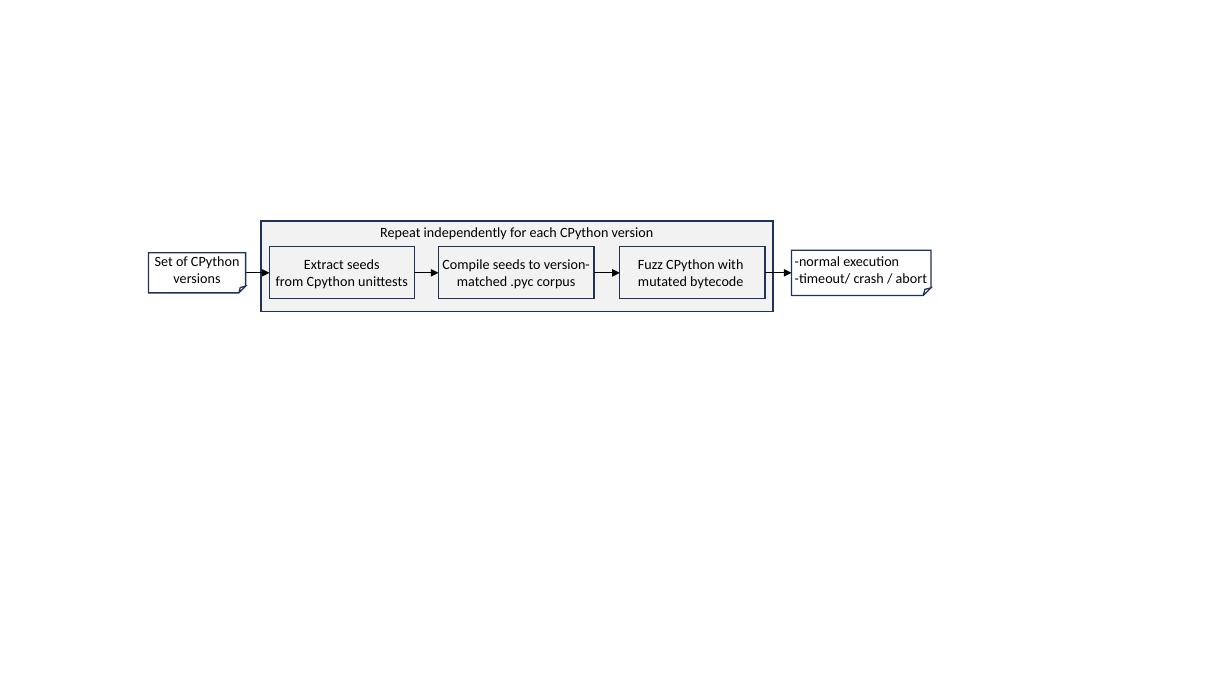
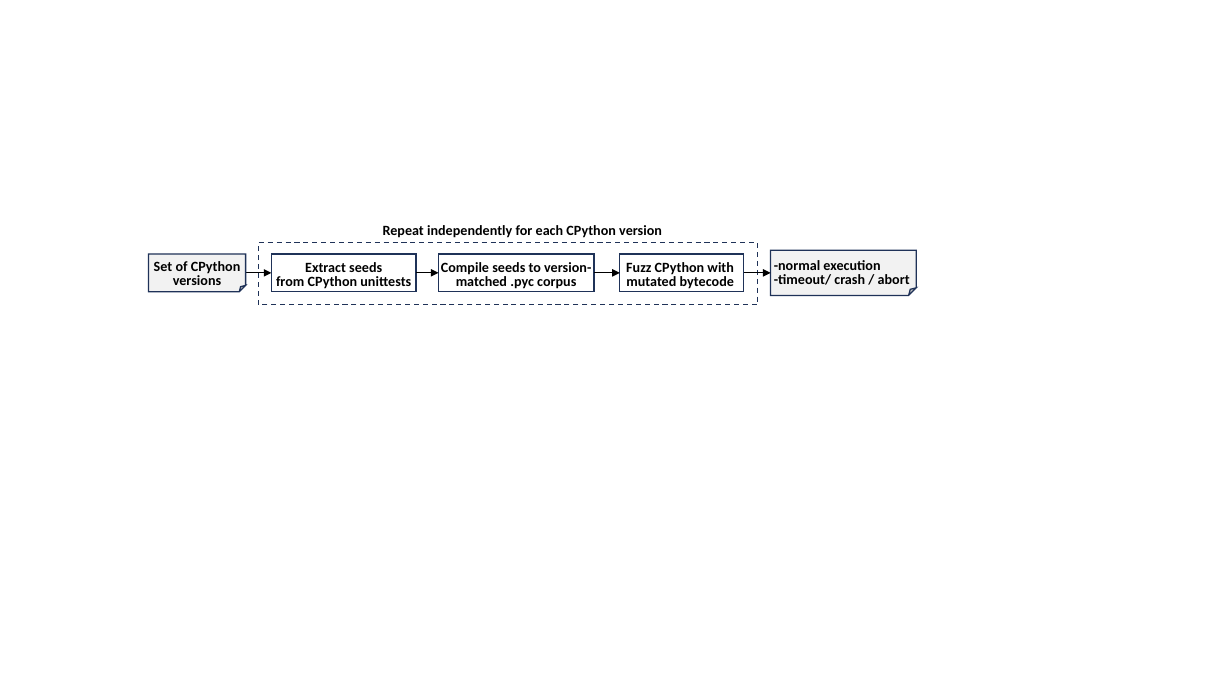
Before and after one commit to awen-li/PycLens, a slide deck: slide 5 of paper/pybc-sec/sections/graphs/pybcSEC.pptx (slide 4 before the commit). Drawn at 1232x693 pixels with LibreOffice and Linux fonts; fonts in the diff are those of the drawing. Boxes give left, top, right and bottom in pixels: in the first picture for what was removed or moved away, otherwise in the second. Text is boxed around its words. In the diff, an @@ line names an element or a change of style, - is before the commit and + after.

```diff
--- a/paper/pybc-sec/sections/graphs/pybcSEC.pptx
+++ b/paper/pybc-sec/sections/graphs/pybcSEC.pptx
@@ text "Repeat independently for each CPython ..." at [383,225,662,238]: bold on @@
@@ folded corner "Set of CPython" at [149,254,246,292]: bold on; line spacing 1 to 11pt; fill none to #BDE1C1 @@
@@ rectangle: place and size @@
-rectangle at [262,221,774,311]
+rectangle at [259,243,758,305]
@@ rectangle at [259,243,758,305]: fill #BDE1C1 to none; outline #203359 1 pt to #203359 1 pt dashed @@
@@ rectangle "Extract seeds": place and size @@
-rectangle "Extract seeds" at [270,247,415,299]
+rectangle "Extract seeds" at [272,254,417,292]
@@ text in rectangle at [305,262,382,272]: bold on in "Extract seeds"; line spacing 1 to 11pt @@
@@ rectangle "Compile seeds to version-matched .pyc ...": place and size @@
-rectangle "Compile seeds to version-matched .pyc ..." at [439,247,594,299]
+rectangle "Compile seeds to version-matched .pyc ..." at [439,254,594,292]
@@ rectangle "Compile seeds to version-matched .pyc ..." at [439,254,594,292]: bold on; line spacing 1 to 11pt @@
@@ rectangle "Fuzz CPython with" at [620,254,744,292]: bold on; line spacing 1 to 11pt @@
@@ rectangle "Fuzz CPython with": place and size @@
-rectangle "Fuzz CPython with" at [620,247,765,299]
+rectangle "Fuzz CPython with" at [620,254,744,292]
@@ folded corner "-normal execution" at [771,250,917,296]: bold on; line spacing 1 to 11pt; fill none to #BDE1C1 @@
@@ folded corner "-normal execution": place and size @@
-folded corner "-normal execution" at [792,250,932,296]
+folded corner "-normal execution" at [771,250,917,296]
@@ text in rectangle at [276,276,411,289]: text changed; bold on @@
-from Cpython unittests
+from CPython unittests
@@ arrow moved from (765, 273) - (792, 273) to (744, 273) - (771, 273) @@
```
Also in this commit, not shown: 1 slide added, 5 other files.
